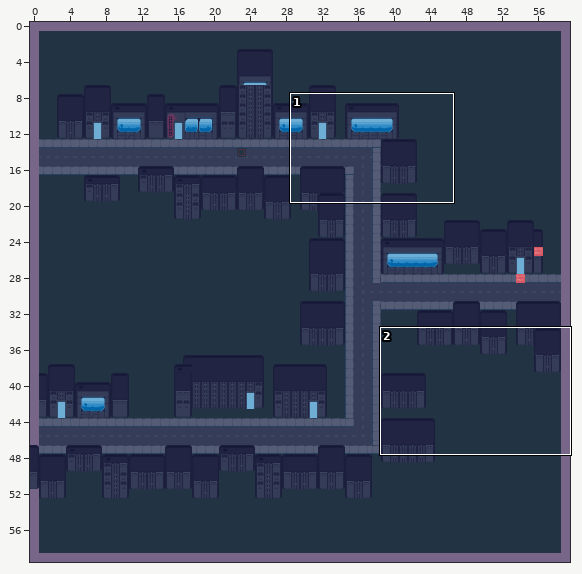
Tiled map, stored at tiledMaps/City.tmx. The picture above shows the old version from afar; the outline marks the close-up.
Close-up. The starting point:
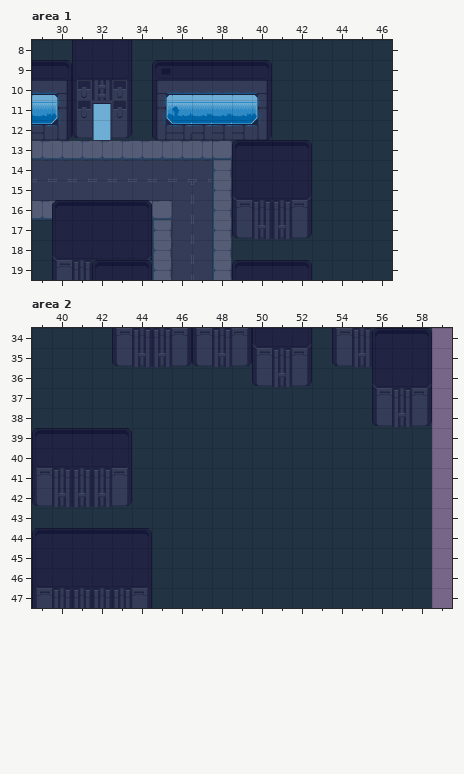
Cells are 40x40 px. Shown: area 1 x 29..46, y 8..19; area 2 x 39..59, y 34..47. The commit also changed other parts of the map, which this record leaves out. Tiles whose own drawing changed are shown in their newer look in all pictures.
The result:
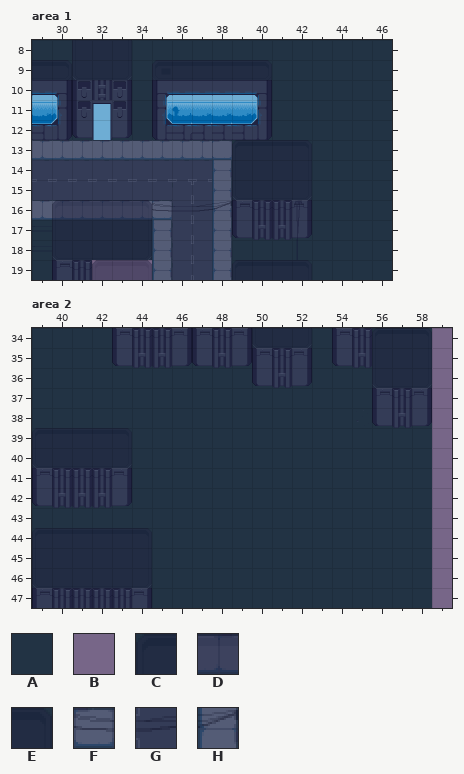
Key: from "AllTiles": A 0, B 1, C 25, D 26, E 27, F 89, G 91, H 92.
_ is an empty cell, # one hidden under a higher layer.
See-through tiles are keyed as they look on the map.
What changed:
layer "Overhead" opacity 100% -> 46%
Layer "Ground", area 1:
y 19: x 32..34 A#A -> BBB
Layer "Interactable", area 1:
y 19: x 32..34 CDE -> ___
Layer "Overhead", area 1:
y 16: x 35 _ -> F; x 37..38 __ -> GH
y 19: x 32..34 ___ -> CDE
layer "Overhead" opacity 100% -> 46%
